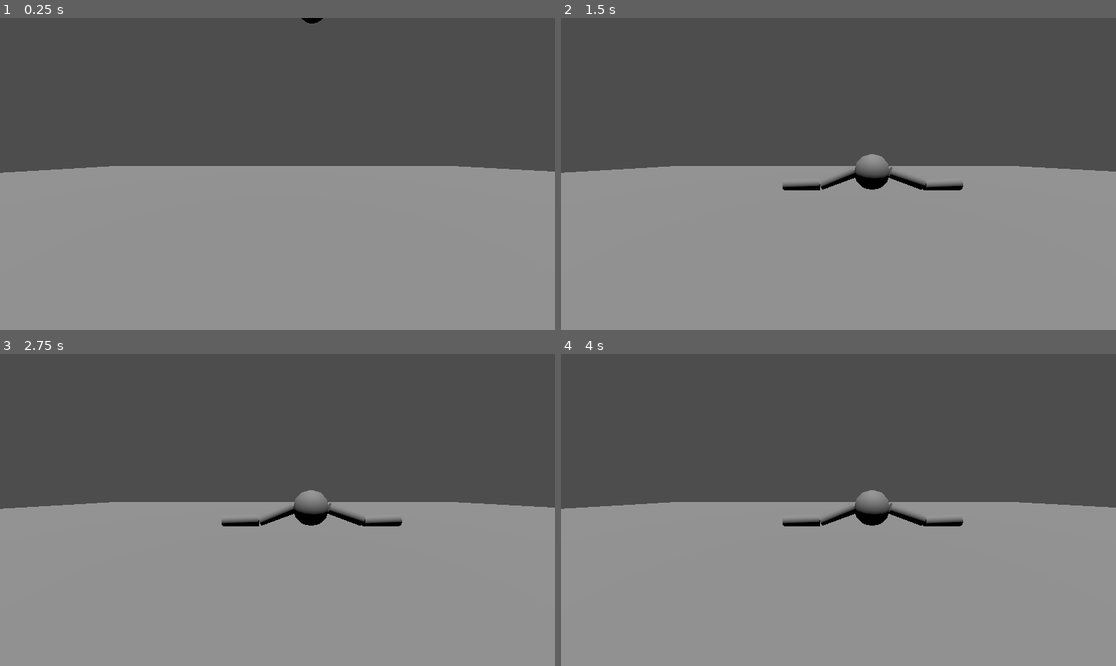
Above: before the commit, frames 1-4 (two rows, left to right).
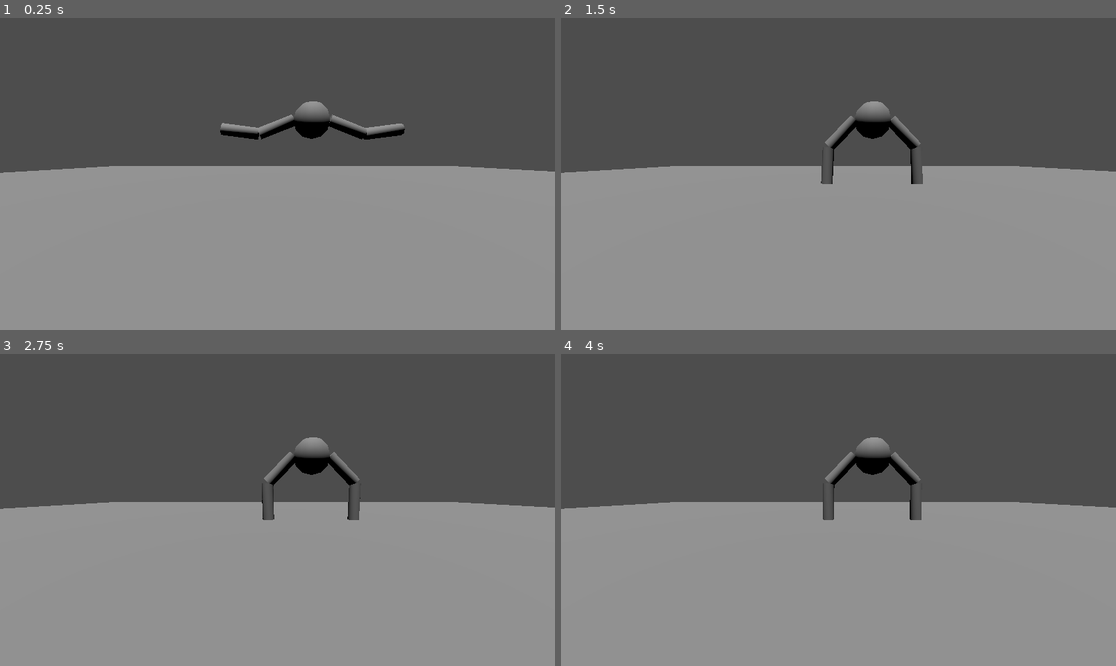
Above: after the commit, the same moments.

Repository: borbware/FGJ24
Game: Godot game, scene res://scenes/level_template.tscn
Two runs of this game, one before a commit and one after it. Both use one fixed random seed, a clock stepped at 60 frames per second and the inputs below.
Inputs:
- Up to frame 1 (0.25 s): no input
- Up to frame 2 (1.5 s): no input
- Up to frame 3 (2.75 s): no input
- Up to frame 4 (4 s): tap Enter at 2.75 s; tap Space at 3.5 s

The runs differ from the first frame. In frame 1, 1.4% of the frame differs, in the area x 39-73%, y 0-39%; in frame 2, 2.3%, in the area x 39-73%, y 26-56%; in frame 3, 2.3%; in frame 4, 2.3%.

Commit message:
make player static, make turning hands actually work

Diff:
--- a/scenes/arm.tscn
+++ b/scenes/arm.tscn
@@ -4,13 +4,13 @@
 
 [node name="Arm1" type="Node3D"]
 
-[node name="Generic6DOFJoint3D2" type="ConeTwistJoint3D" parent="."]
+[node name="BodyJoint" type="ConeTwistJoint3D" parent="."]
+transform = Transform3D(1, 0, 0, 0, 1, 0, 0, 0, 1, 0.5, 0, 0)
+node_b = NodePath("../ArmBody")
+
+[node name="ArmsJoint" type="ConeTwistJoint3D" parent="."]
 transform = Transform3D(1, 0, 0, 0, 1, 0, 0, 0, 1, 1.5, 0, 0)
 node_a = NodePath("../ArmBody2")
-node_b = NodePath("../ArmBody")
-
-[node name="Generic6DOFJoint3D" type="ConeTwistJoint3D" parent="."]
-transform = Transform3D(1, 0, 0, 0, 1, 0, 0, 0, 1, 0.5, 0, 0)
 node_b = NodePath("../ArmBody")
 
 [node name="ArmBody" parent="." instance=ExtResource("1_xqvm1")]
--- a/scenes/level_template.tscn
+++ b/scenes/level_template.tscn
@@ -15,11 +15,17 @@
 transform = Transform3D(1, 0, 0, 0, 0.996267, 0.0863211, 0, -0.0863211, 0.996267, -0.92794, 1.42122, 5.61001)
 
 [node name="Player" parent="." instance=ExtResource("1_iqs33")]
-transform = Transform3D(1, 0, 0, 0, 1, 0, 0, 0, 1, 0, 5.7318, 0)
-rotation_strength = 1.0
+transform = Transform3D(1, 0, 0, 0, 1, 0, 0, 0, 1, 0, 2.39371, 0)
+rotation_strength = 10.0
 
 [node name="Arm2" parent="Player" index="1"]
-transform = Transform3D(-1, 1.50996e-07, 0, -1.50996e-07, -1, 0, 0, 0, 1, 0, 0, 0)
+transform = Transform3D(-0.999996, -0.00290859, -0.000747362, 0.002909, -0.999996, -0.000556541, -0.000745746, -0.000558706, 1, 0, 0, 0)
+
+[node name="PinJoint3D" parent="Player/Arm2" index="0"]
+node_a = NodePath("../../BodyBody")
+
+[node name="PinJoint3D" parent="Player/Arm1" index="0"]
+node_a = NodePath("../../BodyBody")
 
 [node name="StaticBody3D" type="StaticBody3D" parent="."]
 
--- a/scenes/player.tscn
+++ b/scenes/player.tscn
@@ -8,7 +8,7 @@
 [node name="Player" type="Node3D"]
 script = ExtResource("1_44f4q")
 
-[node name="BodyBody" type="RigidBody3D" parent="."]
+[node name="BodyBody" type="StaticBody3D" parent="."]
 transform = Transform3D(0.999909, 0, 0, 0, 0.999909, 0, 0, 0, 0.999909, 0, 0, 0)
 
 [node name="CollisionShape3D" type="CollisionShape3D" parent="BodyBody"]
@@ -19,13 +19,7 @@
 [node name="Arm2" parent="." instance=ExtResource("2_p4n8q")]
 transform = Transform3D(-1, 8.74228e-08, 0, -8.74228e-08, -1, 0, 0, 0, 1, 0, 0, 0)
 
-[node name="Generic6DOFJoint3D" parent="Arm2" index="1"]
-node_a = NodePath("../../BodyBody")
-
 [node name="Arm1" parent="." instance=ExtResource("2_p4n8q")]
-
-[node name="Generic6DOFJoint3D" parent="Arm1" index="1"]
-node_a = NodePath("../../BodyBody")
 
 [editable path="Arm2"]
 [editable path="Arm2/ArmBody"]
--- a/scenes/player_movement.gd
+++ b/scenes/player_movement.gd
@@ -3,23 +3,30 @@
 var arm1 = null
 var arm2 = null
 @export var rotation_strength: float
+var left_stick : Vector2
+var right_stick : Vector2
 
 func _ready():
-	arm1 = get_node("Arm1")
-	arm2 = get_node("Arm2")
+	arm1 = get_node("Arm1").get_node("ArmBody")
+	arm2 = get_node("Arm2").get_node("ArmBody")
 	pass # Replace with function body.
 
+
 func _process(delta):
-	var left_stick = Vector2(
+	left_stick = Vector2(
 		Input.get_axis("left_stick_left", "left_stick_right"),
 		Input.get_axis("left_stick_up", "left_stick_down")
 	)
-	var right_stick = Vector2(
+	right_stick = Vector2(
 		Input.get_axis("right_stick_left", "right_stick_right"),
 		Input.get_axis("right_stick_up", "right_stick_down")
 	)
-	print(rotation_strength)
+
+func _physics_process(delta):
+	var left_stick_angle = left_stick.angle()
+	var right_stick_angle = right_stick.angle()
+	# print(left_stick_angle)
 	if left_stick:
-		arm1.rotation = Vector3(0, left_stick.x, left_stick.y) * rotation_strength;
+		arm2.apply_torque(Vector3(0, 0, left_stick_angle * rotation_strength))
 	if right_stick:
-		arm1.rotation = Vector3(0, right_stick.x, right_stick.y) * rotation_strength;
+		arm1.apply_torque(Vector3(0, 0, right_stick_angle * rotation_strength))
Not shown, added: assets/sound-fx/FGJ24-fail-v1.mp3.import
